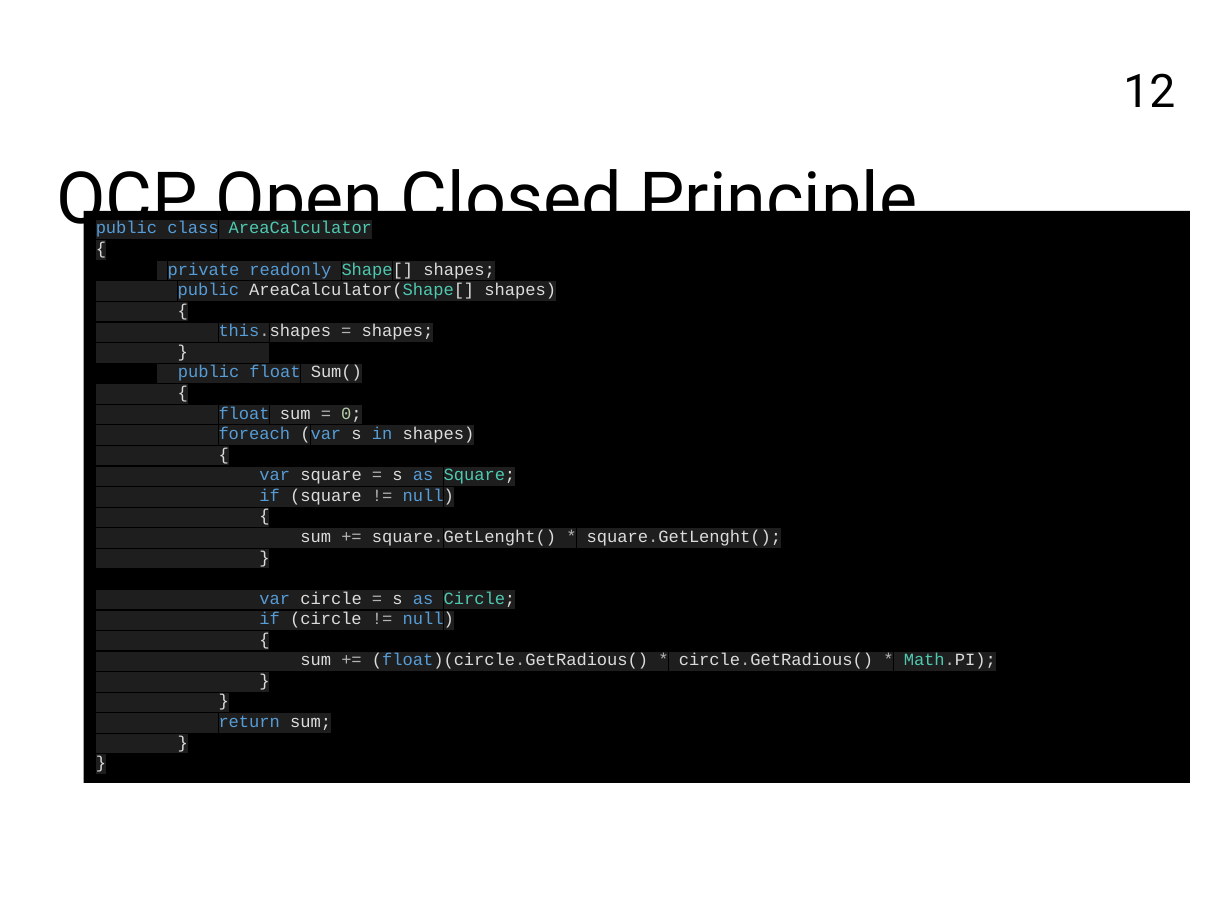
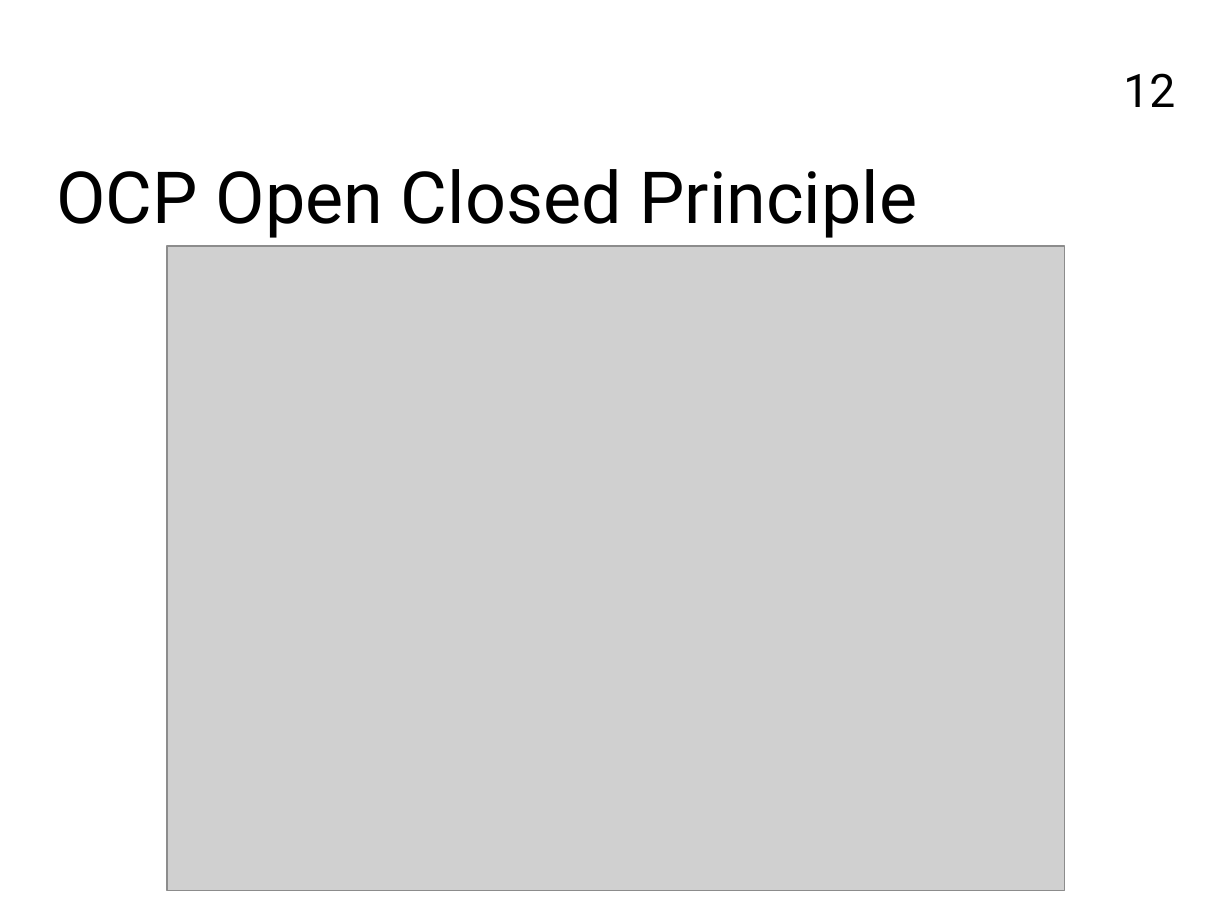
Before and after one commit to FrancoMelandri/SOLID, a slide deck: slide 12 of docs/solid.pptx. Drawn at 1232x924 pixels with LibreOffice and Linux fonts; fonts in the diff are those of the drawing; grey boxes stand for pictures. Boxes give left, top, right and bottom in pixels: in the first picture for what was removed or moved away, otherwise in the second. Text is boxed around its words. In the diff, an @@ line names an element or a change of style, - is before the commit and + after.

Commit message:
removing OCP snippets introducing carbon images

```diff
--- a/docs/solid.pptx
+++ b/docs/solid.pptx
@@ rectangle removed at (x1=84, y1=211, x2=1190, y2=782) @@
-public class AreaCalculator
-{
-private readonly Shape[] shapes;
-public AreaCalculator(Shape[] shapes)
-{
-this.shapes = shapes;
-}
-public float Sum()
-{
-float sum = 0;
-foreach (var s in shapes)
-{
-var square = s as Square;
-if (square != null)
-{
-sum += square.GetLenght() * square.GetLenght();
-}
-var circle = s as Circle;
-if (circle != null)
-{
-sum += (float)(circle.GetRadious() * circle.GetRadious() * Math.PI);
-}
-}
-return sum;
-}
-}
@@ picture added at (x1=168, y1=246, x2=1066, y2=891) @@
```
Also in this commit, not shown: 9 other slides changed, 5 slides added.
